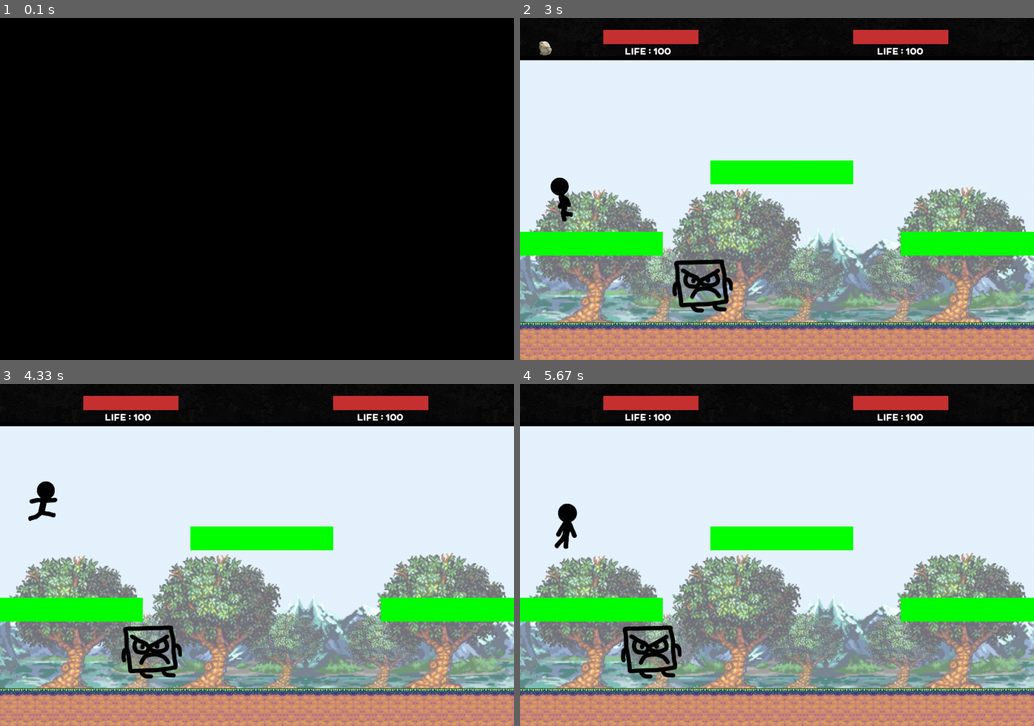
Above: before the commit, frames 1-4 (two rows, left to right).
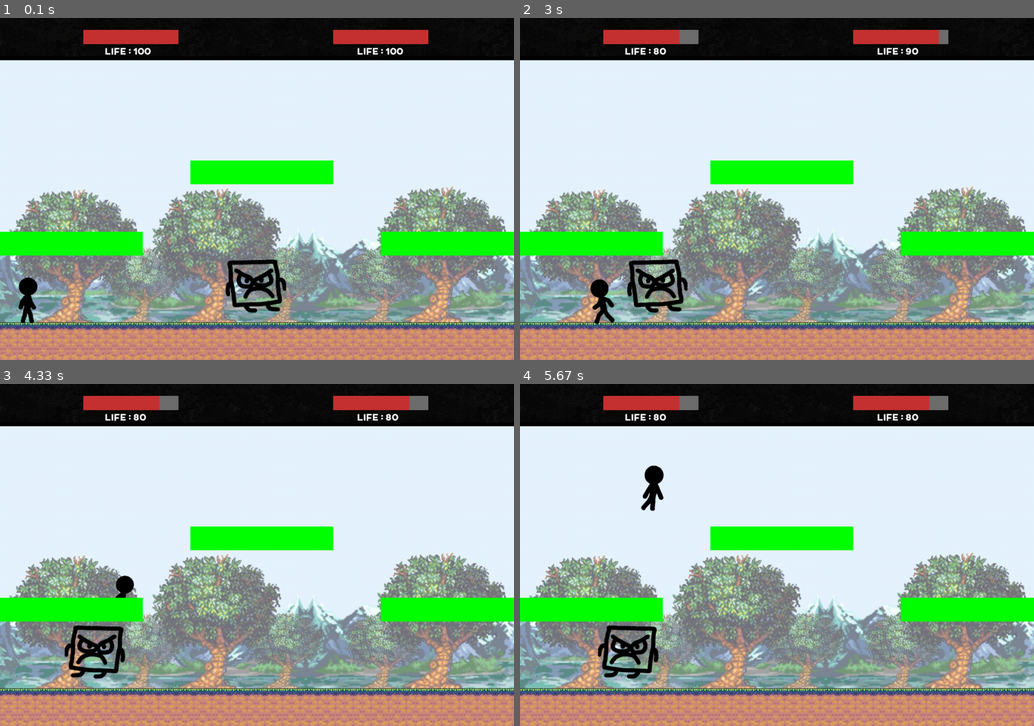
Above: after the commit, the same moments.

Repository: thmspry/jeu-pygame-maths
Game: pygame game, started from Game.py
Same seed, same stepped clock (60 frames per second), same inputs: the game is played once before the commit and once after it.
Inputs:
- Up to frame 1 (0.1 s): no input
- Up to frame 2 (3 s): tap W at 0.33, 2.57 s; hold Right 0.67-1.13 s; tap X at 0.73, 1.03, 1.23, 1.57, 1.87, 2.07, 2.37, 2.97 s; tap C at 0.82, 2.15 s; hold Up 1.17-1.47 s; hold Right 1.5-1.97 s; hold Left 2-2.53 s; hold Left from 2.9 s (still down)
- Up to frame 3 (4.33 s): tap X at 3.27, 3.4, 3.8, 4.1 s; release Left at 3.3 s; hold Up 3.33-3.7 s; tap W at 3.48 s; hold Right from 3.73 s (still down); tap C at 3.88 s
- Up to frame 4 (5.67 s): release Right at 4.37 s; hold Left 4.4-4.87 s; tap X at 4.47, 4.77, 4.97, 5.27, 5.47 s; hold Right 4.9-5.37 s; tap W at 5.05 s; hold Up from 5.4 s (still down); tap C at 5.55 s

The runs differ from the first frame. In frame 1, 88% of the frame differs, in the area x 0-100%, y 3-100%; in frame 2, 2.8%; in frame 3, 2.9%; in frame 4, 2.5%.

Commit message:
ajout rebond

Diff:
--- a/Game.py
+++ b/Game.py
@@ -39,7 +39,7 @@
     game_state = GameState()
     quitting = False
     while not quitting:
-        pygame.time.delay(100)
+        pygame.time.delay(20)
         game_state.draw(window)
 
         for event in pygame.event.get():
--- a/GameState.py
+++ b/GameState.py
@@ -32,8 +32,8 @@
             self.projectiles_group.add(projectile)
             self.player.a_tire = False
         for projectile in self.projectiles_group:
-            projectile.mouvement(10)
-            if projectile.rect.right >= window.get_width() or projectile.rect.left <= 0:
+            projectile.mouvement(20)
+            if projectile.rect.top >= GameConfig.windowH:
                 self.projectiles_group.remove(projectile)
             if self.enemy.rect.colliderect(projectile.rect):
                 self.enemy.get_hit(10, 0, 0)
--- a/Projectile.py
+++ b/Projectile.py
@@ -15,18 +15,24 @@
         self.delay = 0
         self.pos = -10
         self.lastY = None
+        self.rebond = False
 
     def draw(self, window):
         window.blit(self.image, self.rect)
 
     def mouvement(self, vitesse):
-        self.rect.x += vitesse * self.direction
+        if self.rebond:
+            self.rect.x -= vitesse*self.direction
+        else:
+            self.rect.x += vitesse * self.direction
         if self.lastY is not None and self.lastY > self.fonction_carre(self.pos):
             self.rect.y -= self.fonction_carre(self.pos)
         else:
             self.rect.y += self.fonction_carre(self.pos)
         self.lastY = self.fonction_carre(self.pos)
         self.pos+=1
+        if self.rect.x >= GameConfig.windowW or self.rect.x <= 0:
+            self.rebond = True
 
         print(self.rect.x, "       ", self.rect.y)
         self.delay += 1
@@ -39,4 +45,4 @@
             self.draw()
 '''
     def fonction_carre(self, x):
-        return (-1 * (x**2))+(1*x)+3
+        return 0.07*(x**2)+3*x
